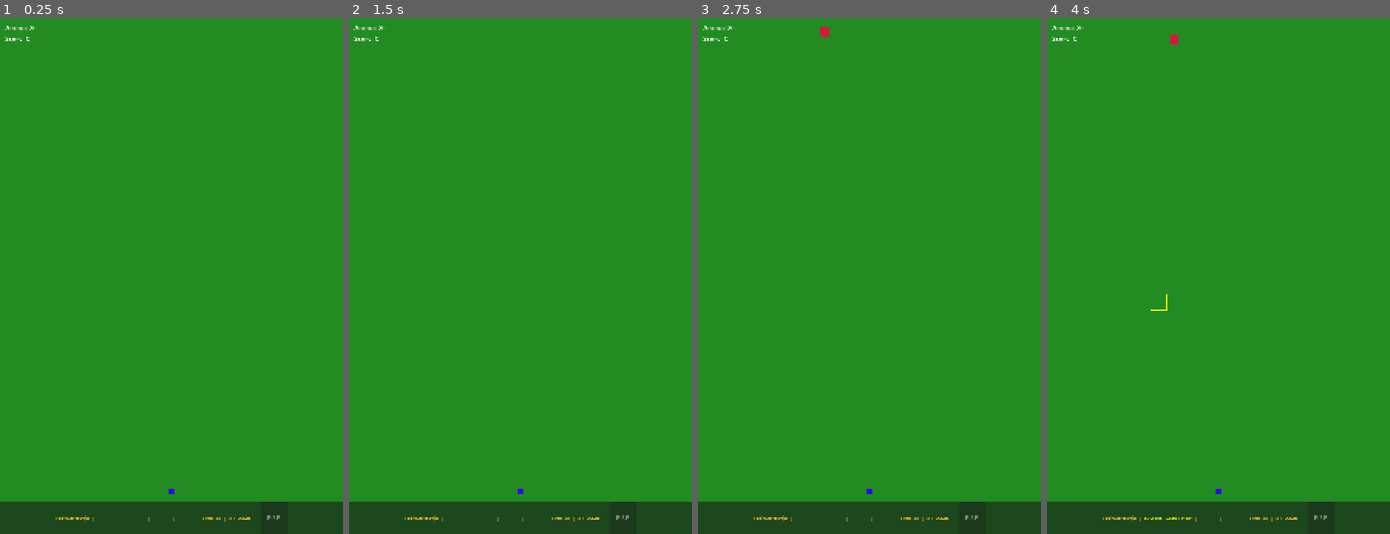
Above: before the commit, frames 1-4 (left to right).
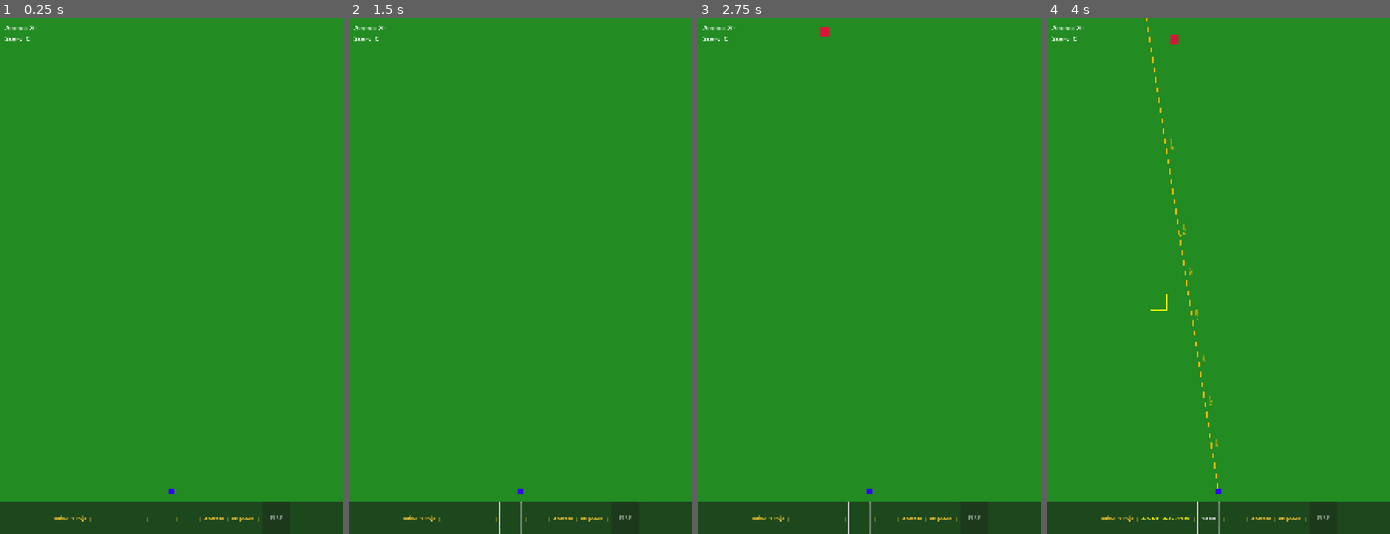
Above: after the commit, the same moments.

Repository: huttutt/tukom-defender
Game: Godot game, scene res://scenes/Main.tscn
Two runs of this game, one before a commit and one after it. Both use one fixed random seed, a clock stepped at 60 frames per second and the inputs below.
Inputs (mouse positions are in pixels of both pictures, inside the frame that each line leads up to):
- Up to frame 1 (0.25 s): no input
- Up to frame 2 (1.5 s): click (510, 518) at 0.52 s; click (510, 518) at 1.27 s
- Up to frame 3 (2.75 s): click (859, 518) at 2.02 s
- Up to frame 4 (4 s): tap Enter at 2.75 s; move the mouse to (1293, 250) at 2.77 s; click (1293, 250) at 2.92 s; tap Space at 3.5 s; drag from (1149, 301) to (1201, 379) at 3.52 s

The runs differ from the first frame. In frame 1, 0.2% of the frame differs, in the area x 15-83%, y 96-98%; in frame 2, 0.2%; in frame 3, 0.2%; in frame 4, 0.6%, in the area x 15-83%, y 0-100%.

Commit message:
Implement Phase 3: Bearing Line & Piiru System
Phase 3 adds the interactive directional line for Finnish artillery bearing:

BearingLine Implementation:
- Create BearingLine.gd with draggable line from observer to screen edge
- Orange-yellow 3px line with drop shadow effect (#FFB400)
- Rotation clamped to ±90° from default (15-00 piiru = north)
- Real-time piiru calculation during mouse drag (6000 mils system)
- Distance notches at 250m, 500m, 750m, 1000m, 1250m, 1500m, 2000m
- Perpendicular tick marks and distance labels along line
- Perfect alignment detection for bonus scoring

Piiru Calculation:
- Convert angle to Finnish piiru: 6000 mils = 360 degrees
- Display format: XX-YY (e.g., 15-00 for north)
- Default bearing 15-00 = pointing up (-90 degrees)
- Updates TukomGeneratorUI in real-time during drag

TukomGeneratorUI Integration:
- Change piiru label to interactive button
- Click piiru button to activate bearing line dragging
- Only enabled after coordinates are set
- Bearing line deactivates after FIRE command
- Signal-based communication with Main and BearingLine

Main.gd Integration:
- Add BearingLine node reference
- Connect bidirectional references (BearingLine <-> TukomGeneratorUI)
- Set bearing line origin to observer icon position
- Handle bearing_line_activated signal

Changes:
- Add scripts/BearingLine.gd with complete line rendering and piiru logic
- Add scenes/BearingLine.tscn
- Modify scripts/TukomGeneratorUI.gd to add piiru button interaction
- Modify scenes/TukomGeneratorUI.tscn to replace piiru label with button
- Modify scripts/Main.gd to integrate bearing line
- Modify scenes/Main.tscn to include BearingLine node

Refs: Milestone 3.1 Phase 3

🤖 Generated with [Claude Code](https://claude.com/claude-code)

Co-Authored-By: Claude <noreply@anthropic.com>

Diff:
--- /dev/null
+++ b/scenes/BearingLine.tscn
@@ -0,0 +1,6 @@
+[gd_scene load_steps=2 format=3 uid="uid://d2k8n5xap7qrx"]
+
+[ext_resource type="Script" path="res://scripts/BearingLine.gd" id="1_bearing_line_script"]
+
+[node name="BearingLine" type="Node2D"]
+script = ExtResource("1_bearing_line_script")
--- a/scenes/Main.tscn
+++ b/scenes/Main.tscn
@@ -1,9 +1,10 @@
-[gd_scene load_steps=4 format=3 uid="uid://cr71v5fyuafpu"]
+[gd_scene load_steps=5 format=3 uid="uid://cr71v5fyuafpu"]
 
 [ext_resource type="Script" path="res://scripts/Main.gd" id="1_main_script"]
 [ext_resource type="PackedScene" uid="uid://ckmrwxo5jjf8w" path="res://scenes/Map.tscn" id="2_map_scene"]
 [ext_resource type="PackedScene" uid="uid://bx3k5h7j2m9wq" path="res://scenes/TukomGeneratorUI.tscn" id="3_tukom_ui_scene"]
 [ext_resource type="PackedScene" uid="uid://ch8k9w2n5j4tx" path="res://scenes/ObserverIcon.tscn" id="4_observer_icon_scene"]
+[ext_resource type="PackedScene" uid="uid://d2k8n5xap7qrx" path="res://scenes/BearingLine.tscn" id="5_bearing_line_scene"]
 
 [node name="Main" type="Node2D"]
 script = ExtResource("1_main_script")
@@ -15,6 +16,8 @@
 [node name="CrateContainer" type="Node2D" parent="."]
 
 [node name="ObserverIcon" parent="." instance=ExtResource("4_observer_icon_scene")]
+
+[node name="BearingLine" parent="." instance=ExtResource("5_bearing_line_scene")]
 
 [node name="UI" type="CanvasLayer" parent="."]
 
--- a/scenes/TukomGeneratorUI.tscn
+++ b/scenes/TukomGeneratorUI.tscn
@@ -61,14 +61,13 @@
 text = "|"
 vertical_alignment = 1
 
-[node name="PiiruLabel" type="Label" parent="Panel/HBoxContainer"]
-custom_minimum_size = Vector2(60, 0)
+[node name="PiiruButton" type="Button" parent="Panel/HBoxContainer"]
+custom_minimum_size = Vector2(80, 0)
 layout_mode = 2
 theme_override_colors/font_color = Color(1, 1, 0, 1)
 theme_override_font_sizes/font_size = 18
 text = ""
-horizontal_alignment = 1
-vertical_alignment = 1
+flat = true
 
 [node name="Separator3" type="Label" parent="Panel/HBoxContainer"]
 layout_mode = 2
--- /dev/null
+++ b/scripts/BearingLine.gd
@@ -0,0 +1,238 @@
+extends Node2D
+
+## BearingLine.gd
+## Manages the draggable bearing line from observer icon to screen edge.
+## Calculates Finnish piiru (6000 mils system) and displays distance notches.
+
+# Line visual properties
+const LINE_WIDTH: float = 3.0
+const LINE_COLOR: Color = Color(1.0, 0.71, 0.0)  # Orange-yellow #FFB400
+const SHADOW_COLOR: Color = Color(0.0, 0.0, 0.0, 0.5)
+const SHADOW_OFFSET: Vector2 = Vector2(2, 2)
+
+# Default bearing: 15-00 piiru = pointing up (north)
+const DEFAULT_ANGLE: float = -PI / 2.0  # -90 degrees = pointing up
+
+# Distance notch settings (1 tile = 100m)
+const TILE_SIZE_METERS: float = 100.0
+const NOTCH_POSITIONS: Array = [250, 500, 750, 1000, 1250, 1500, 2000]
+const NOTCH_LENGTH: float = 8.0
+
+# State
+var is_active: bool = false
+var origin: Vector2 = Vector2.ZERO  # Observer icon position
+var angle: float = DEFAULT_ANGLE
+var length: float = 2000.0
+
+# Line rendering nodes
+var main_line: Line2D = null
+var shadow_line: Line2D = null
+var notch_container: Node2D = null
+var label_container: Node2D = null
+
+# Reference to TukomGeneratorUI (set by Main.gd)
+var tukom_ui: Control = null
+
+
+func _ready() -> void:
+	# Create shadow line (drawn first, appears behind)
+	shadow_line = Line2D.new()
+	shadow_line.width = LINE_WIDTH
+	shadow_line.default_color = SHADOW_COLOR
+	shadow_line.z_index = -1
+	add_child(shadow_line)
+
+	# Create main line
+	main_line = Line2D.new()
+	main_line.width = LINE_WIDTH
+	main_line.default_color = LINE_COLOR
+	main_line.z_index = 0
+	add_child(main_line)
+
+	# Create containers for notches and labels
+	notch_container = Node2D.new()
+	notch_container.z_index = 1
+	add_child(notch_container)
+
+	label_container = Node2D.new()
+	label_container.z_index = 2
+	add_child(label_container)
+
+	# Initially hidden
+	visible = false
+
+
+func _input(event: InputEvent) -> void:
+	if not is_active:
+		return
+
+	# Handle mouse motion for dragging
+	if event is InputEventMouseMotion:
+		var mouse_pos: Vector2 = get_global_mouse_position()
+		_update_angle_from_mouse(mouse_pos)
+		_update_line_geometry()
+		_update_piiru_display()
+
+
+## Activates the bearing line for dragging
+func activate() -> void:
+	is_active = true
+	visible = true
+
+	# Set default angle (15-00 piiru = north)
+	angle = DEFAULT_ANGLE
+
+	# Update visuals
+	_update_line_geometry()
+	_update_piiru_display()
+
+
+## Deactivates the bearing line
+func deactivate() -> void:
+	is_active = false
+	visible = false
+
+
+## Sets the origin point (observer icon position)
+func set_origin(pos: Vector2) -> void:
+	origin = pos
+	position = Vector2.ZERO  # We draw from global coords
+	if visible:
+		_update_line_geometry()
+
+
+## Updates angle based on mouse position
+func _update_angle_from_mouse(mouse_pos: Vector2) -> void:
+	var direction: Vector2 = (mouse_pos - origin).normalized()
+	var new_angle: float = direction.angle()
+
+	# Clamp to ±90 degrees from default (15-00)
+	var relative_angle: float = new_angle - DEFAULT_ANGLE
+	relative_angle = clamp(relative_angle, -PI / 2.0, PI / 2.0)
+	angle = DEFAULT_ANGLE + relative_angle
+
+
+## Updates the line geometry to extend from origin to screen edge
+func _update_line_geometry() -> void:
+	# Calculate endpoint extending to screen edge
+	var direction: Vector2 = Vector2.RIGHT.rotated(angle)
+	var end_point: Vector2 = origin + direction * length
+
+	# Update main line points
+	main_line.clear_points()
+	main_line.add_point(origin)
+	main_line.add_point(end_point)
+
+	# Update shadow line points (offset)
+	shadow_line.clear_points()
+	shadow_line.add_point(origin + SHADOW_OFFSET)
+	shadow_line.add_point(end_point + SHADOW_OFFSET)
+
+	# Update distance notches
+	_draw_distance_notches()
+
+
+## Draws distance notches and labels along the line
+func _draw_distance_notches() -> void:
+	# Clear existing notches and labels
+	for child in notch_container.get_children():
+		child.queue_free()
+	for child in label_container.get_children():
+		child.queue_free()
+
+	var direction: Vector2 = Vector2.RIGHT.rotated(angle)
+	var perpendicular: Vector2 = direction.rotated(PI / 2.0)
+
+	# Tile size in pixels (from GameConfig)
+	var tile_size_pixels: float = 64.0  # GameConfig.TILE_SIZE
+
+	for dist_meters in NOTCH_POSITIONS:
+		# Convert distance to pixels
+		var dist_pixels: float = (dist_meters / TILE_SIZE_METERS) * tile_size_pixels
+
+		if dist_pixels > length:
+			break
+
+		# Calculate notch position
+		var notch_pos: Vector2 = origin + direction * dist_pixels
+
+		# Draw notch (perpendicular line)
+		var notch_line: Line2D = Line2D.new()
+		notch_line.width = 2.0
+		notch_line.default_color = LINE_COLOR
+		var notch_start: Vector2 = notch_pos - perpendicular * (NOTCH_LENGTH / 2.0)
+		var notch_end: Vector2 = notch_pos + perpendicular * (NOTCH_LENGTH / 2.0)
+		notch_line.add_point(notch_start)
+		notch_line.add_point(notch_end)
+		notch_container.add_child(notch_line)
+
+		# Draw distance label
+		var label: Label = Label.new()
+		label.text = "%dm" % dist_meters
+		label.add_theme_font_size_override("font_size", 12)
+		label.add_theme_color_override("font_color", LINE_COLOR)
+		label.position = notch_pos + perpendicular * 12.0  # Offset from line
+		label.rotation = angle  # Align with line
+		label_container.add_child(label)
+
+
+## Updates piiru display in TukomGeneratorUI
+func _update_piiru_display() -> void:
+	if tukom_ui == null:
+		return
+
+	var piiru: int = _angle_to_piiru(angle)
+	tukom_ui.set_piiru(piiru)
+
+
+## Converts angle (radians) to Finnish piiru (6000 mils system)
+func _angle_to_piiru(angle_rad: float) -> int:
+	# Convert radians to degrees
+	var angle_deg: float = rad_to_deg(angle_rad)
+
+	# Normalize to 0-360 range
+	angle_deg = fmod(angle_deg + 360.0, 360.0)
+
+	# Convert to piiru (6000 mils = 360 degrees)
+	var piiru: int = int(round(angle_deg * (6000.0 / 360.0)))
+
+	# Ensure range is 0-5999
+	piiru = piiru % 6000
+
+	return piiru
+
+
+## Returns current angle in radians
+func get_angle() -> float:
+	return angle
+
+
+## Returns current piiru value
+func get_piiru() -> int:
+	return _angle_to_piiru(angle)
+
+
+## Checks if bearing line passes through a target position (for perfect alignment)
+func check_alignment_with_target(target_world_pos: Vector2) -> bool:
+	if not is_active:
+		return false
+
+	var line_end: Vector2 = origin + Vector2.RIGHT.rotated(angle) * length
+	var closest: Vector2 = _closest_point_on_line(origin, line_end, target_world_pos)
+	var distance_to_line: float = closest.distance_to(target_world_pos)
+
+	# Threshold: within 10 pixels of tile center
+	return distance_to_line < 10.0
+
+
+## Calculates closest point on line segment to a given point
+func _closest_point_on_line(line_start: Vector2, line_end: Vector2, point: Vector2) -> Vector2:
+	var line_vec: Vector2 = line_end - line_start
+	var point_vec: Vector2 = point - line_start
+	var line_length_sq: float = line_vec.length_squared()
+
+	if line_length_sq == 0.0:
+		return line_start
+
+	var t: float = clamp(point_vec.dot(line_vec) / line_length_sq, 0.0, 1.0)
+	return line_start + line_vec * t
--- a/scripts/Main.gd
+++ b/scripts/Main.gd
@@ -22,6 +22,7 @@
 @onready var enemy_container: Node2D = $EnemyContainer
 @onready var crate_container: Node2D = $CrateContainer
 @onready var observer_icon: Node2D = $ObserverIcon
+@onready var bearing_line: Node2D = $BearingLine
 @onready var ammo_label: Label = $UI/AmmoLabel
 @onready var score_label: Label = $UI/ScoreLabel
 @onready var tukom_ui: Control = $UI/TukomGeneratorUI
@@ -47,14 +48,20 @@
 	# Position observer icon
 	_position_observer_icon()
 
-	# Connect Tukom UI to Map reference
+	# Connect Tukom UI to Map and BearingLine references
 	tukom_ui.map = map
+	tukom_ui.bearing_line = bearing_line
+
+	# Connect BearingLine to TukomGeneratorUI
+	bearing_line.tukom_ui = tukom_ui
+	bearing_line.set_origin(observer_icon.global_position)
 
 	# Connect signals
 	enemy_spawn_timer.timeout.connect(_on_enemy_spawn_timer_timeout)
 	crate_spawn_timer.timeout.connect(_on_crate_spawn_timer_timeout)
 	tukom_ui.target_coordinates_set.connect(_on_target_coordinates_set)
 	tukom_ui.fire_command_reset.connect(_on_fire_command_reset)
+	tukom_ui.bearing_line_activated.connect(_on_bearing_line_activated)
 
 	# Connect FIRE button from TukomGeneratorUI
 	var fire_button: Button = tukom_ui.get_node("Panel/HBoxContainer/FireButton")
@@ -133,6 +140,12 @@
 	_clear_marker()
 
 
+## Called when bearing line is activated
+func _on_bearing_line_activated() -> void:
+	# Update bearing line origin in case observer icon moved
+	bearing_line.set_origin(observer_icon.global_position)
+
+
 ## Handles FIRE button press
 func _on_fire_button_pressed() -> void:
 	# Check if player has ammo
--- a/scripts/TukomGeneratorUI.gd
+++ b/scripts/TukomGeneratorUI.gd
@@ -22,23 +22,29 @@
 
 # Node references (will be connected in _ready)
 @onready var coord_label: Label = $Panel/HBoxContainer/CoordLabel
-@onready var piiru_label: Label = $Panel/HBoxContainer/PiiruLabel
+@onready var piiru_button: Button = $Panel/HBoxContainer/PiiruButton
 @onready var distance_label: Label = $Panel/HBoxContainer/DistanceLabel
 @onready var fire_button: Button = $Panel/HBoxContainer/FireButton
 
 # Reference to Map node (set by Main.gd)
 var map: Node2D = null
 
+# Reference to BearingLine node (set by Main.gd)
+var bearing_line: Node2D = null
+
 
 func _ready() -> void:
 	# Initialize UI state
 	_reset_ui()
 
+	# Connect piiru button
+	piiru_button.pressed.connect(_on_piiru_button_pressed)
+
 
 ## Resets all fields to initial state
 func _reset_ui() -> void:
 	coord_label.text = ""
-	piiru_label.text = ""
+	piiru_button.text = ""
 	distance_label.text = ""
 	fire_button.disabled = true
 	state = State.IDLE
@@ -63,13 +69,30 @@
 	target_coordinates_set.emit(tile)
 
 
-## Updates piiru display (will be called by BearingLine in Phase 3)
+## Updates piiru display (called by BearingLine during drag)
 func set_piiru(piiru: int) -> void:
 	current_piiru = piiru
 	var xx: int = piiru / 100
 	var yy: int = piiru % 100
-	piiru_label.text = "%02d-%02d" % [xx, yy]
+	piiru_button.text = "%02d-%02d" % [xx, yy]
 	_check_ready_state()
+
+
+## Called when piiru button is pressed - activates bearing line
+func _on_piiru_button_pressed() -> void:
+	if bearing_line == null:
+		push_error("TukomGeneratorUI: BearingLine reference not set")
+		return
+
+	# Only activate if coordinates are set
+	if target_tile.x < 0 or target_tile.y < 0:
+		return
+
+	# Activate bearing line for dragging
+	bearing_line.activate()
+
+	# Emit signal for Main to handle
+	bearing_line_activated.emit()
 
 
 ## Updates distance display (will be called by DistanceWheel in Phase 4)
@@ -103,11 +126,15 @@
 	current_distance = 0
 
 	coord_label.text = ""
-	piiru_label.text = ""
+	piiru_button.text = ""
 	distance_label.text = ""
 
 	state = State.IDLE
 	fire_button.disabled = true
+
+	# Deactivate bearing line
+	if bearing_line != null:
+		bearing_line.deactivate()
 
 	# Emit signal for Main to clear target marker
 	fire_command_reset.emit()
@@ -127,3 +154,4 @@
 signal target_coordinates_set(tile: Vector2i)
 signal fire_command_reset()
 signal fire_button_pressed()
+signal bearing_line_activated()
Not shown: 1 places in scenes/TukomGeneratorUI.tscn that only renumber resources
